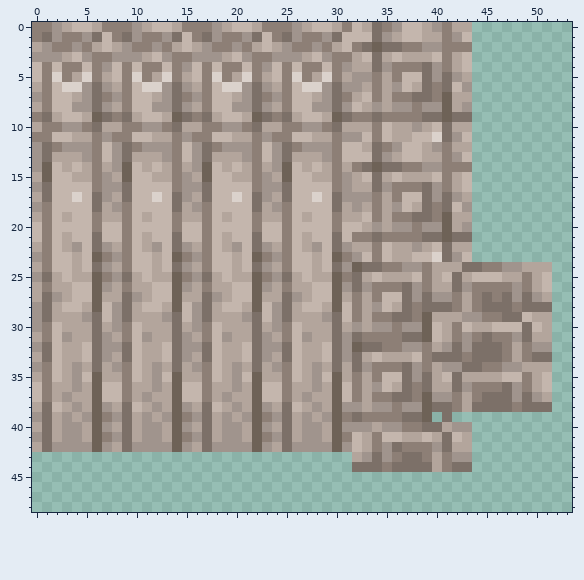
Two versions of one pixel-art sprite, src/assets/gauntlet/textures/decoration/alabaster_balustrade_lantern_base.png. The picture above was drawn from the file before the commit.
The file is 64x64 pixels. Shown: x 0..53, y 0..48.
After the commit:
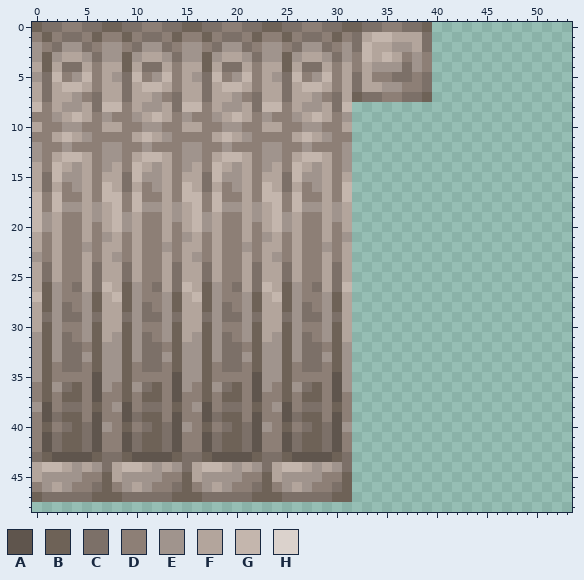
Palette (. is transparent): A #5f554d  B #6e6257  C #7c7068  D #8d7f76  E #a0948d  F #b3a59c  G #c4b6ad  H #dbd2cc
The edit:
Changed rows in their new state; - is an unchanged pixel.
first column x 0:
 0 BCCDDCCBBCCDDCCBBCCDDCCBBCCDDCCBBC--DCCB....--------
 1 -BDCCDBD-BDCCDBD-BDCCDBD-BDCCDBDCFGG-FFC....--------
 2 EDCE-CDEEDCE-CDEEDCE-CDEEDCE-CDECGFFEEFC....--------
 3 -B--F-CE-B--F-CE-B--F-CE-B--F-CED-FGFDED....--------
 4 FBFCCF-FFBFCCF-FFBFCCF-FFBFCCF-FD-E-ECED....--------
 5 ECG-EG--ECG-EG--ECG-EG--ECG-EG--CF-DCCD-....--------
 6 -CFGGFDF-CFGGFDF-CFGGFDF-CFGGFDFC-FE-DD-....--------
 7 FCFFED-FFCFFED-FFCFFED-FFCFFED-FBCCD-C-B....--------
 8 G-FE-F-GG-FE-F-GG-FE-F-GG-FE-F-G............--------
 9 -DEF--DE-DEF--DE-DEF--DE-DEF--DE............--------
10 ------D-------D-------D-------D-............--------
11 --F--E-D--F--E-D--F--E-D--F--E-D............--------
12 -D--DD-E-D--DD-E-D--DD-E-D--DD-E............--------
13 -D-GGF-E-D-GGF-E-D-GGF-E-D-GGF-E............--------
14 FD--E--EFD--E--EFD--E--EFD--E--E............--------
15 -C-EE--F-C-EE--F-C-EE--F-C-EE--F............--------
16 F-FDEF-GF-FDEF-GF-FDEF-GF-FDEF-G............--------
17 GD-DDFDGGD-DDFDGGD-DDFDGGD-DDFDG............--------
18 G--EEFE-G--EEFE-G--EEFE-G--EEFE-............--------
19 GEFDDFE-GEFDDFE-GEFDDFE-GEFDDFE-............--------
20 -EFDDF-F-EFDDF-F-EFDDF-F-EFDDF-F............--------
21 F-FDDFDEF-FDDFDEF-FDDFDEF-FDDFDE............--------
22 --FDDEDF--FDDEDF--FDDEDF--FDDEDF............--------
23 --FDDFDF--FDDFDF--FDDFDF--FDDFDF............--------
24 -CFDDF-F-CFDDF-F-CFDDF-F-CFDDF-F....................
25 F--DD-CFF--DD-CFF--DD-CFF--DD-CF....................
26 -BEDCFCG-BEDCFCG-BEDCFCG-BEDCFCG....................
27 GB-DDE--GB-DDE--GB-DDE--GB-DDE--....................
28 FBECDE-FFBECDE-FFBECDE-FFBECDE-F....................
29 F-ECC--FF-ECC--FF-ECC--FF-ECC--F....................
30 FBEDDEB-FBEDDEB-FBEDDEB-FBEDDEB-....................
31 EBECDEBFEBECDEBFEBECDEBFEBECDEBF....................
32 -BECCDB--BECCDB--BECCDB--BECCDB-....................
33 EBECCEB-EBECCEB-EBECCEB-EBECCEB-....................
34 -BDCCDBE-BDCCDBE-BDCCDBE-BDCCDBE....................
35 EBDDDDAEEBDDDDAEEBDDDDAEEBDDDDAE....................
36 DBECBDAEDBECBDAEDBECBDAEDBECBDAE....................
37 DBDBBDADDBDBBDADDBDBBDADDBDBBDAD....................
38 EADCCD-DEADCCD-DEADCCD-DEADCCD-D....................
39 DACBBDA-DACBBDA-DACBBDA-DACBBDA-........-.----------
40 DBDCBCA-DBDCBCA-DBDCBCA-DBDCBCA-............--------
41 DACBBCA-DACBBCA-DACBBCA-DACBBCA-............--------
42 DACBBCADDACBBCADDACBBCADDACBBCAD............--------
43 CBAAAABCCBAAAABCCBAAAABCCBAAAABC............--------
44 FGGFEFECFGGFEFECFGGFEFECFGGFEFEC............--------
45 FEEEEDDBFEEEEDDBFEEEEDDBFEEEEDDB--------------------
46 DEFEDDCBDEFEDDCBDEFEDDCBDEFEDDCB--------------------
47 BCCCCCBBBCCCCCBBBCCCCCBBBCCCCCBB--------------------
Pixel boxes of the changes (left, top, right, bottom) in both pictures:
changed: (32, 22, 552, 502)
